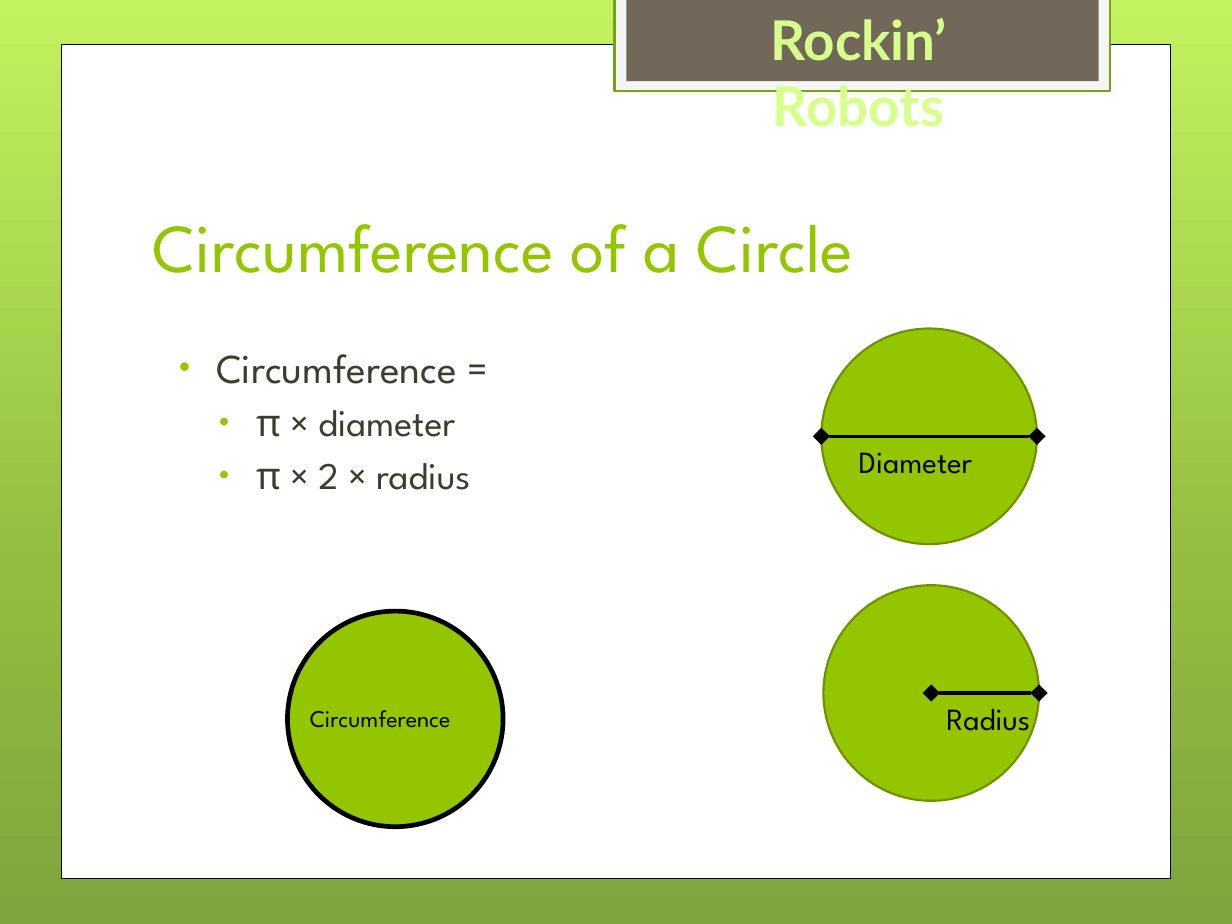
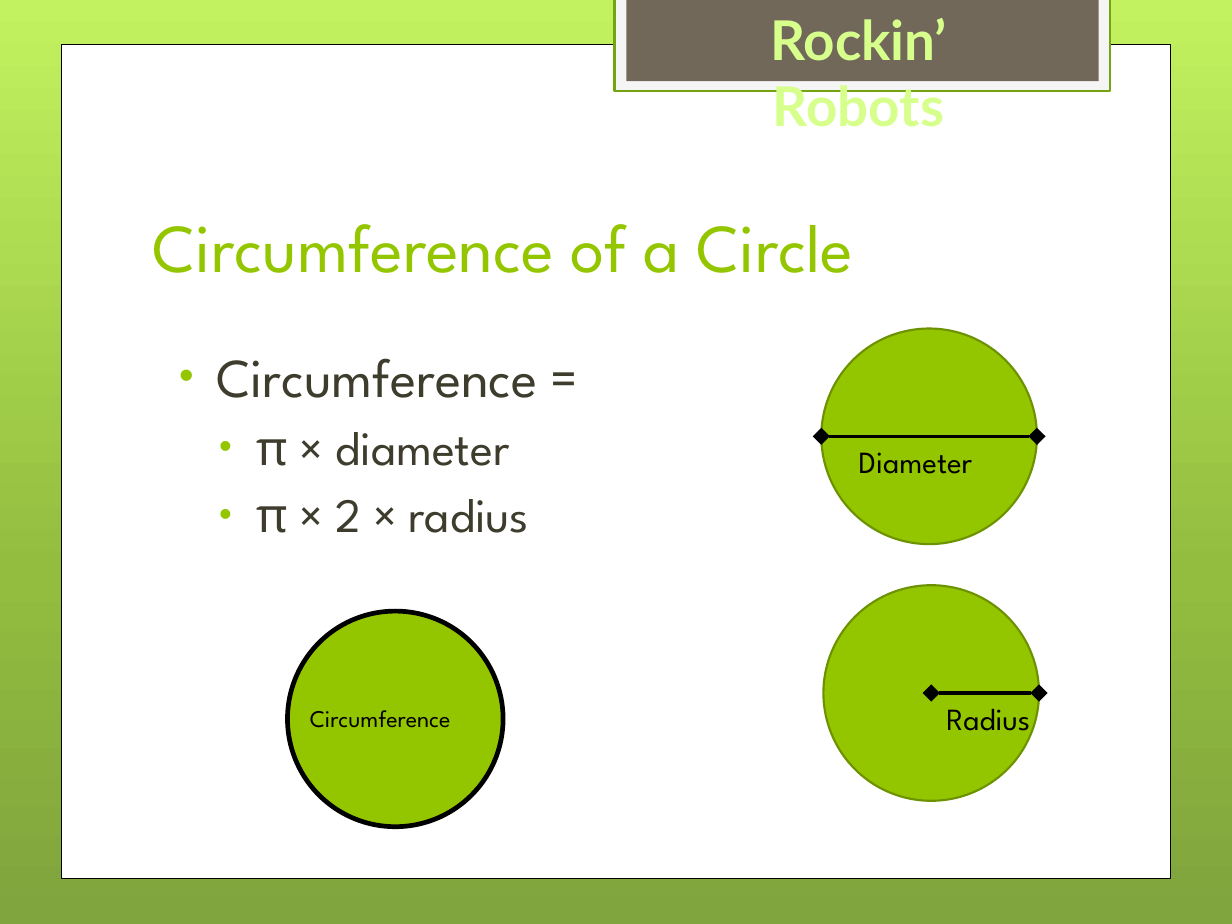
Before and after one commit to drahmel/el-segundo-girl-scouts-robotics-2017, a slide deck: slide 5 of meeting-6-circle-wheel/Girl Scouts LEGO Robotics - Meeting 6 - Wheel and Circle.pptx. Drawn at 1232x924 pixels with LibreOffice and Linux fonts; fonts in the diff are those of the drawing; background and template pictures are left out. Boxes give left, top, right and bottom in pixels: in the first picture for what was removed or moved away, otherwise in the second. Text is boxed around its words. In the diff, an @@ line names an element or a change of style, - is before the commit and + after.

```diff
--- a/meeting-6-circle-wheel/Girl Scouts LEGO Robotics - Meeting 6 - Wheel and Circle.pptx
+++ b/meeting-6-circle-wheel/Girl Scouts LEGO Robotics - Meeting 6 - Wheel and Circle.pptx
@@ text "Circumference =" at [216, 358, 537, 533]: size 24 to 32 pt in "Circumference ="; size 22 to 28 pt in "π × diameter", "π × 2 × radius"; more space between paragraphs @@
```
Also in this commit, not shown: 2 other slides changed.
